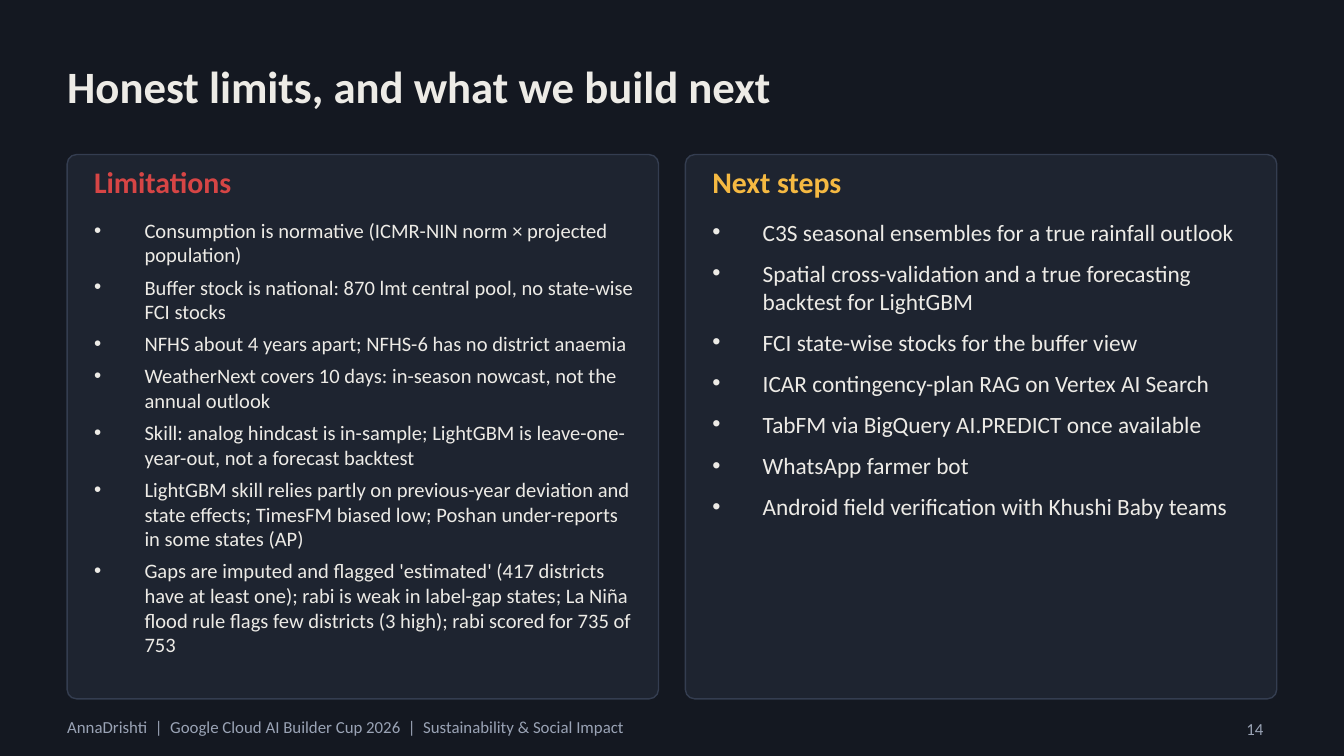
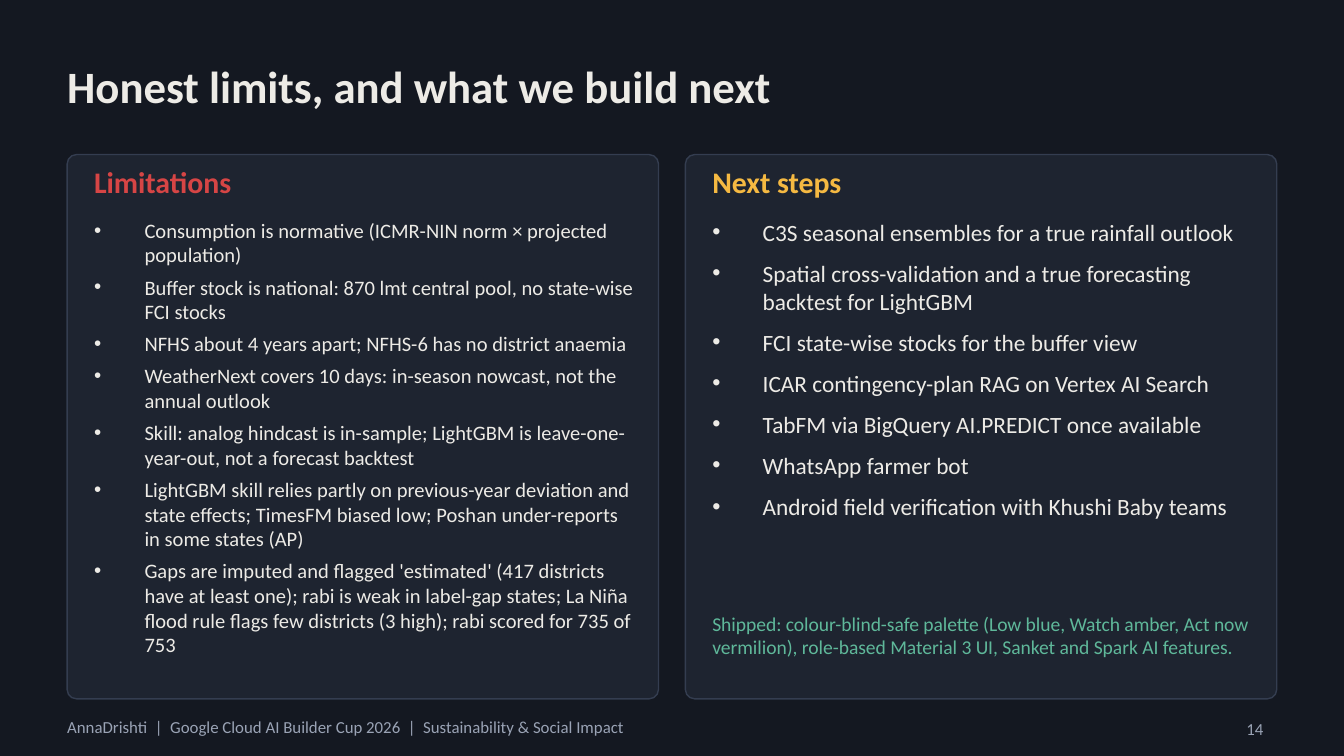
Before and after one commit to mesaketk/annadrishti, a slide deck: slide 14 of docs/AnnaDrishti_deck.pptx. Drawn at 1344x756 pixels with LibreOffice and Linux fonts; fonts in the diff are those of the drawing. Boxes give left, top, right and bottom in pixels: in the first picture for what was removed or moved away, otherwise in the second. Text is boxed around its words. In the diff, an @@ line names an element or a change of style, - is before the commit and + after.

Commit message:
Deck: colour-blind palette screenshots, Vertex wording, NREGA

```diff
--- a/docs/AnnaDrishti_deck.pptx
+++ b/docs/AnnaDrishti_deck.pptx
@@ text added at (712, 617, 1248, 657), 10.5 pt, text #5FB89A @@
+Shipped: colour-blind-safe palette (Low blue, Watch amber, Act now vermilion), role-based Material 3 UI, Sanket and Spark AI features.
```
Also in this commit, not shown: 6 other slides changed, 2 other files.
